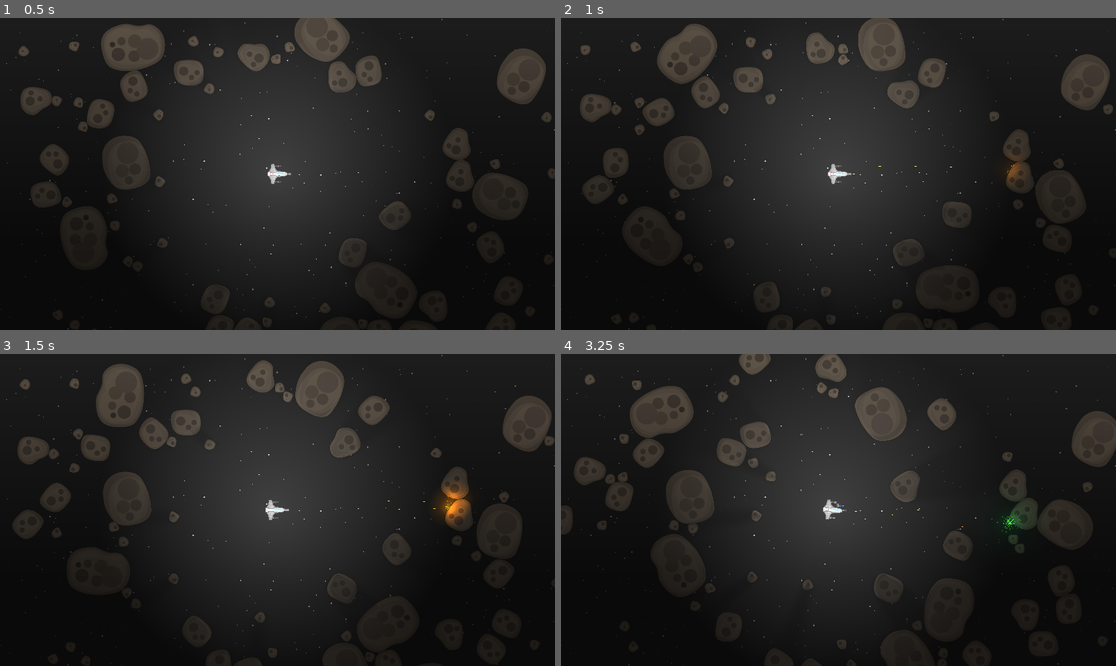
Above: before the commit, frames 1-4 (two rows, left to right).
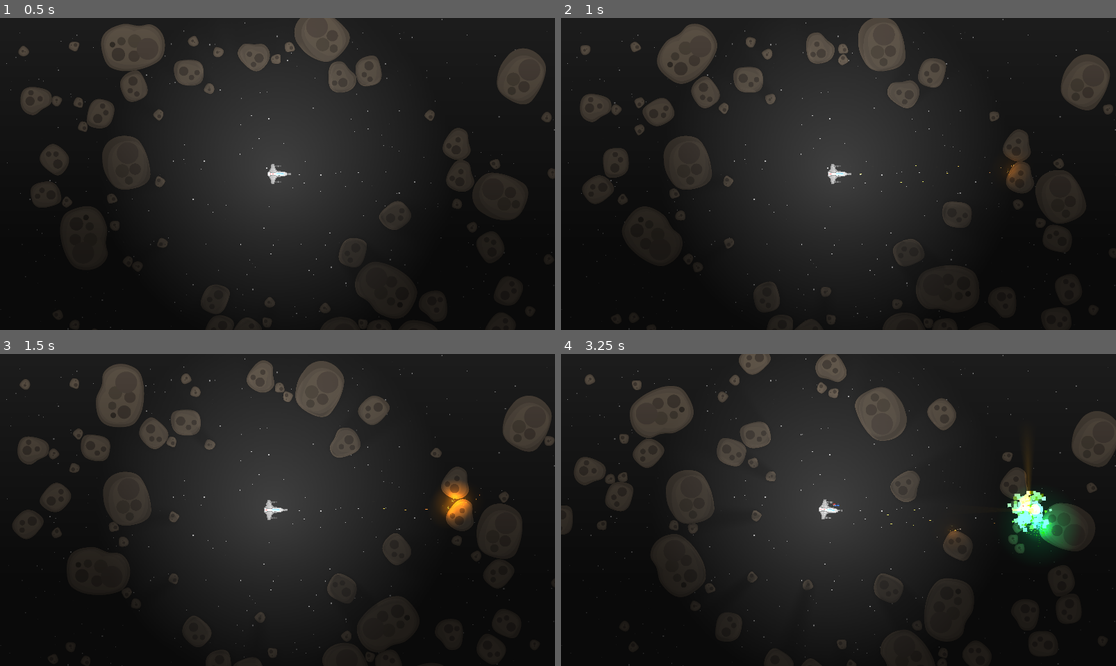
Above: after the commit, the same moments.

Repository: mkormout/graviton
Game: Godot game, scene res://world.tscn
The game is run twice, just before and just after one commit, with the same random seed, the same clock (stepped at 60 frames per second) and the same inputs.
Inputs:
- Up to frame 1 (0.5 s): no input
- Up to frame 2 (1 s): hold W from 0.53 s (still down); hold Q from 0.53 s (still down); tap Space at 0.77 s
- Up to frame 3 (1.5 s): release W at 1.28 s; release Q at 1.28 s; tap E at 1.35 s
- Up to frame 4 (3.25 s): tap Space at 1.52, 3.02 s; hold 1 2.03-2.78 s; hold W from 2.03 s (still down); tap 2 at 2.85 s

Frame 1 is identical in both runs. In frame 2, less than 0.1% of the frame differs, in the area x 48-81%, y 46-54%; in frame 3, 0.5%; in frame 4, 2.0%, in the area x 46-97%, y 32-64%.

Commit message:
minigun speeeeeeeeeeeeedup :)

Diff:
--- a/prefabs/minigun/minigun.tscn
+++ b/prefabs/minigun/minigun.tscn
@@ -14,7 +14,7 @@
 script = ExtResource("1_f25lk")
 ammo = ExtResource("2_72a78")
 barrel = NodePath("Barrel")
-rate = 0.05
+rate = 0.02
 velocity = 15000.0
 spread = 0.01
 recoil = 20000.0
